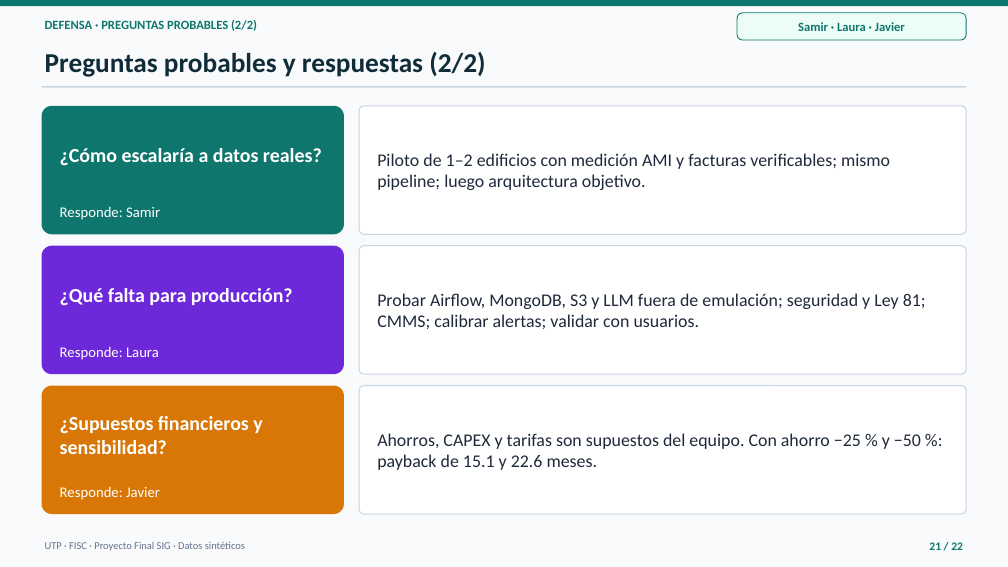
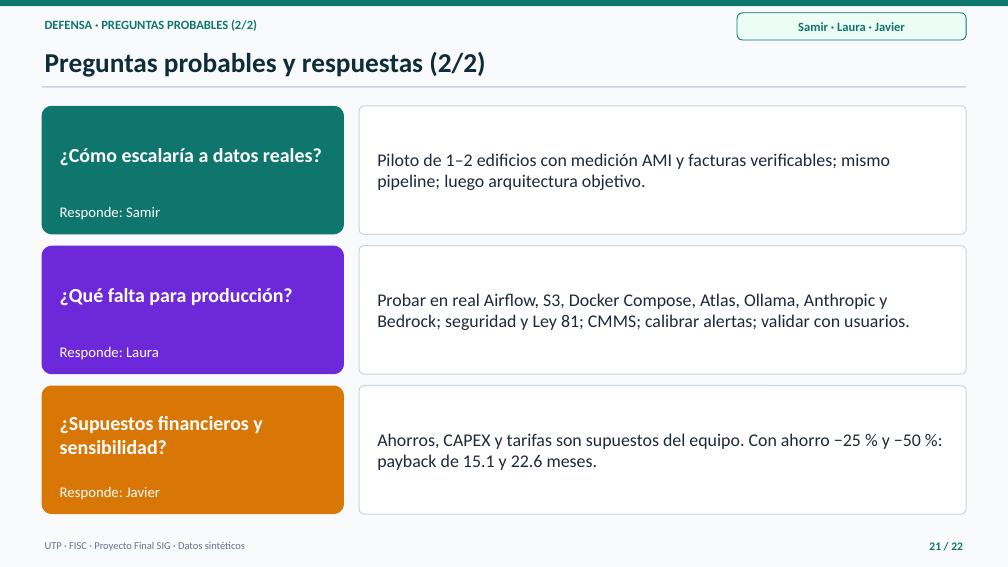
Before and after one commit to Samycaballero/sig-energia-ciudad-del-saber, a slide deck: slide 21 of presentacion/Presentacion_SIG_Energia_Ciudad_del_Saber.pptx. Drawn at 1008x567 pixels with LibreOffice and Linux fonts; fonts in the diff are those of the drawing. Boxes give left, top, right and bottom in pixels: in the first picture for what was removed or moved away, otherwise in the second. Text is boxed around its words. In the diff, an @@ line names an element or a change of style, - is before the commit and + after.

```diff
--- a/presentacion/Presentacion_SIG_Energia_Ciudad_del_Saber.pptx
+++ b/presentacion/Presentacion_SIG_Energia_Ciudad_del_Saber.pptx
@@ text at bbox=[377, 293, 910, 330]: text changed @@
-Probar Airflow, MongoDB, S3 y LLM fuera de emulación; seguridad y Ley 81; CMMS; calibrar alertas; validar con usuarios.
+Probar en real Airflow, S3, Docker Compose, Atlas, Ollama, Anthropic y Bedrock; seguridad y Ley 81; CMMS; calibrar alertas; validar con usuarios.
```
Also in this commit, not shown: 5 other slides changed, 13 other files.
